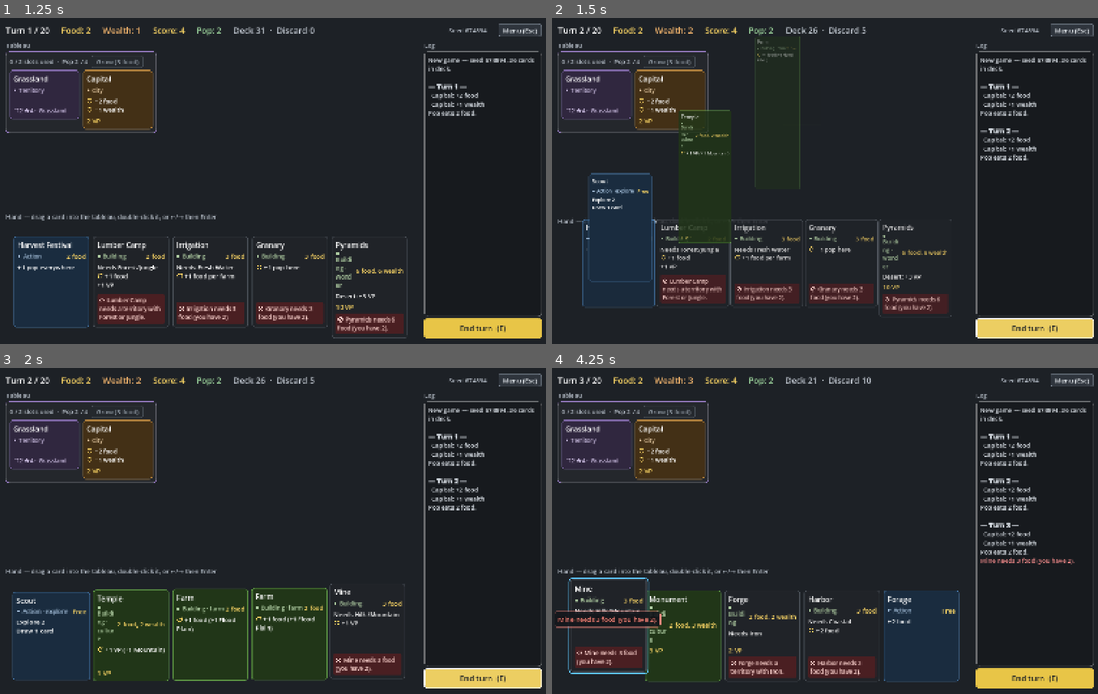
Above: before the commit, frames 1-4 (two rows, left to right).
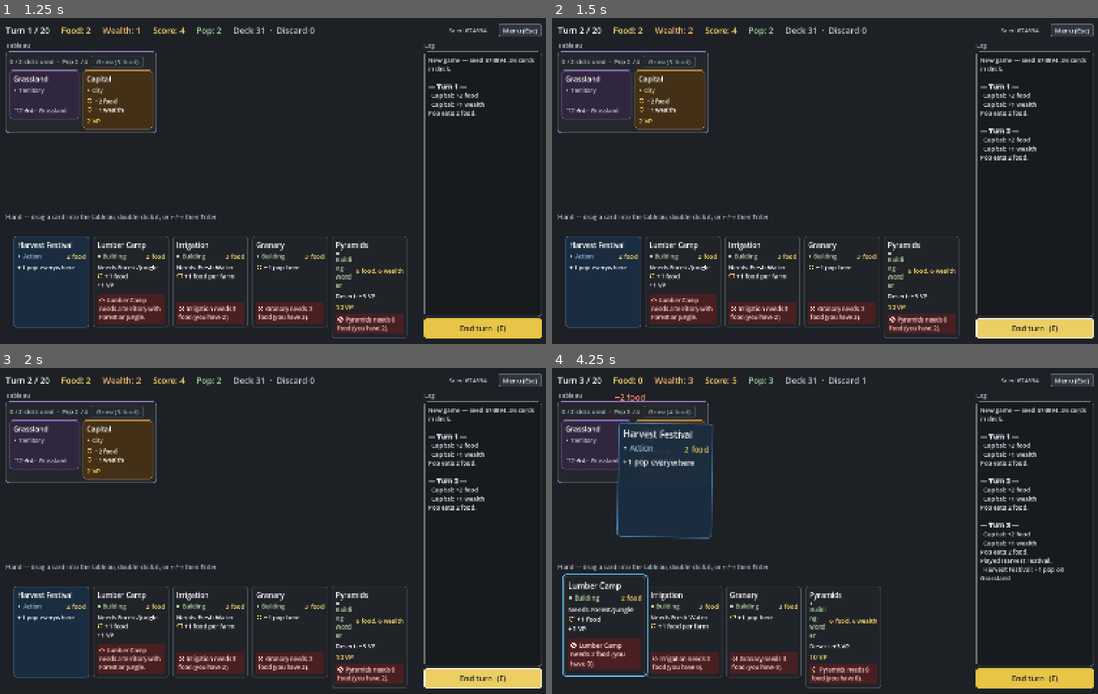
Above: after the commit, the same moments.

Repository: r888888888/4x-card-game
Game: Godot game, scene res://ui/main.tscn
Two runs of this game, one before a commit and one after it. Both use one fixed random seed, a clock stepped at 60 frames per second and the inputs below.
Inputs (mouse positions are in pixels of both pictures, inside the frame that each line leads up to):
- Up to frame 1 (1.25 s): tap Enter (ui_accept) at 0.5 s; drag from (43, 96) to (327, 109) at 0.52 s
- Up to frame 2 (1.5 s): click "End turn (E)" at 1.25 s
- Up to frame 3 (2 s): no input
- Up to frame 4 (4.25 s): drag from (672, 449) to (797, 596) at 2.02 s; move the mouse to (601, 635) at 2.77 s; hold Right (ui_right) 2.78-3.5 s; tap E at 2.85 s; click (601, 635) at 2.92 s; drag from (601, 635) to (661, 482) at 3.52 s

Frame 1 is identical in both runs. In frame 2, 14% of the frame differs, in the area x 1-75%, y 2-99%; in frame 3, 8.6%; in frame 4, 15%, in the area x 0-96%, y 2-99%.

Commit message:
024: hand limit, keep hand, voluntary and forced discard
Co-Authored-By: Claude Sonnet 5.5 <noreply@anthropic.com>

Diff:
--- a/data/config.json
+++ b/data/config.json
@@ -6,6 +6,7 @@
   ],
   "turn_limit": 20,
   "hand_size": 5,
+  "hand_limit": 7,
   "deck_model": "fixed",
   "population": { "start": 2, "food_upkeep": 1, "vp_per_pop": 1 },
   "starting": {
--- a/engine/data_loader.gd
+++ b/engine/data_loader.gd
@@ -8,7 +8,7 @@
 const CARD_FIELDS: Array[String] = ["id", "name", "type", "cost", "vp", "tags", "effects", "text", "slots", "housing", "keywords", "requires"]
 ## Population block fields: name -> [minimum, default].
 const POPULATION_FIELDS := {"start": [1, 2], "food_upkeep": [0, 1], "vp_per_pop": [0, 1]}
-const CONFIG_FIELDS: Array[String] = ["resources", "turn_limit", "hand_size", "deck_model", "starting", "deck", "keywords", "territory_deck", "population"]
+const CONFIG_FIELDS: Array[String] = ["resources", "turn_limit", "hand_size", "hand_limit", "deck_model", "starting", "deck", "keywords", "territory_deck", "population"]
 const DECK_MODELS: Array[String] = ["fixed"]  # "deckbuilding" and "era" are planned
 
 
@@ -202,7 +202,7 @@
 	return def
 
 
-## Returns a normalized config: {resources, keywords, turn_limit, hand_size, deck_model,
+## Returns a normalized config: {resources, keywords, turn_limit, hand_size, hand_limit, deck_model,
 ## starting: {resources, tableau, territory}, deck: {card_id: count}, territory_deck: {card_id: count},
 ## population: {start, food_upkeep, vp_per_pop}, or {} when the config has no population block (rules off)}.
 static func parse_config(raw: Variant, resources: Array[String], cards: Dictionary, src: String, errors: Array[String], warnings: Array[String]) -> Dictionary:
@@ -215,12 +215,15 @@
 		"keywords": parse_keywords(raw, src, errors),
 		"turn_limit": Effect.read_int(raw, "turn_limit", errs, 1, 20),
 		"hand_size": Effect.read_int(raw, "hand_size", errs, 1, 5),
+		"hand_limit": 0,
 		"deck_model": Effect.read_string(raw, "deck_model", errs, DECK_MODELS, "fixed"),
 		"starting": {"resources": {}, "tableau": [], "territory": ""},
 		"deck": {},
 		"territory_deck": {},
 		"population": {},
 	}
+
+	config.hand_limit = Effect.read_int(raw, "hand_limit", errs, config.hand_size, maxi(7, config.hand_size))
 
 	var starting: Variant = raw.get("starting", {})
 	if starting is Dictionary:
--- a/engine/game_engine.gd
+++ b/engine/game_engine.gd
@@ -27,6 +27,7 @@
 var log_lines: Array[String] = []
 var play_target := -1  # target uid of the card being played; -1 outside play_card
 var pending_choice: Dictionary = {}  # {options: Array[int], source: CardInstance}; empty = none
+var _discard_left := 0  # cards still to discard before the turn can end; 0 = none pending
 var _next_uid := 1
 var _outcome: Dictionary = {}  # the card_played outcome being built; empty outside play_card
 
@@ -86,6 +87,8 @@
 		return "This game has no population."
 	if not pending_choice.is_empty():
 		return "Choose a territory first."
+	if _discard_left > 0:
+		return _discard_error()
 	var territory := _settled_territory(territory_uid)
 	if territory == null:
 		return "Only a settled territory can grow."
@@ -131,6 +134,8 @@
 		return "The game is over."
 	if not pending_choice.is_empty():
 		return "Choose a territory first."
+	if _discard_left > 0:
+		return _discard_error()
 	var card := zone("hand").find(uid)
 	if card == null:
 		return "That card is not in your hand."
@@ -224,6 +229,7 @@
 	bonus_score = 0
 	is_over = false
 	pending_choice = {}
+	_discard_left = 0
 	_next_uid = 1
 	log_lines.clear()
 
@@ -306,22 +312,44 @@
 	return true
 
 
+## Cards that must still be discarded before the turn can end (0 when none is pending).
+func discard_needed() -> int:
+	return _discard_left
+
+
+## Discards one card from the hand for free, any time in the turn. If an end-of-turn discard is
+## pending this counts toward it, and the turn ends once the hand is down to the limit. False (and no
+## change) if the game is over, a choice is pending, or the card isn't in hand.
+func discard_card(uid: int) -> bool:
+	if is_over or not pending_choice.is_empty():
+		return false
+	var card := zone("hand").find(uid)
+	if card == null:
+		return false
+	zone("hand").remove(card)
+	zone("discard").add(card)
+	_log("Discarded %s." % card.def.name)
+	if _discard_left > 0:
+		_discard_left -= 1
+		if _discard_left == 0:
+			_finish_turn()
+	changed.emit()
+	return true
+
+
+## Ends the turn. Over the hand limit, waits for discard_card calls instead (not on the last turn).
 func end_turn() -> void:
-	if is_over or not pending_choice.is_empty():
+	if is_over or not pending_choice.is_empty() or _discard_left > 0:
 		return
 	_event_phase()
-	var discard := zone("discard")
-	for card in zone("hand").take_all():
-		discard.add(card)
-	if turn >= turn_limit():
-		is_over = true
-		var final_score := score()
-		_log("Game over after %d turns. Final score: %d." % [turn, final_score])
-		changed.emit()
-		game_over.emit(final_score)
-		return
-	_start_turn()
-	changed.emit()
+	if turn < turn_limit():
+		var over: int = zone("hand").size() - config.hand_limit
+		if over > 0:
+			_discard_left = over
+			_log("Hand limit is %d: discard %d." % [config.hand_limit, over])
+			changed.emit()
+			return
+	_finish_turn()
 
 
 # --- Helpers called by effects ---
@@ -422,6 +450,26 @@
 
 # --- Internals ---
 
+func _finish_turn() -> void:
+	if turn >= turn_limit():
+		is_over = true
+		var discard := zone("discard")
+		for card in zone("hand").take_all():
+			discard.add(card)
+		var final_score := score()
+		_log("Game over after %d turns. Final score: %d." % [turn, final_score])
+		changed.emit()
+		game_over.emit(final_score)
+		return
+	_start_turn()
+	changed.emit()
+
+
+func _discard_error() -> String:
+	return "Discard down to %d cards first." % config.hand_limit
+
+
+
 func _start_turn() -> void:
 	turn += 1
 	_log("— Turn %d —" % turn)
@@ -430,7 +478,7 @@
 		_resolve(card, "upkeep")
 	if population_on():
 		_feed_pop()
-	draw(config.hand_size)
+	draw(maxi(0, config.hand_size - zone("hand").size()))
 
 
 ## Pop eats food_upkeep food each. Each food that can't be paid starves 1 pop from the territory with
Not shown, changed: docs/backlog/024-hand-limit.md
